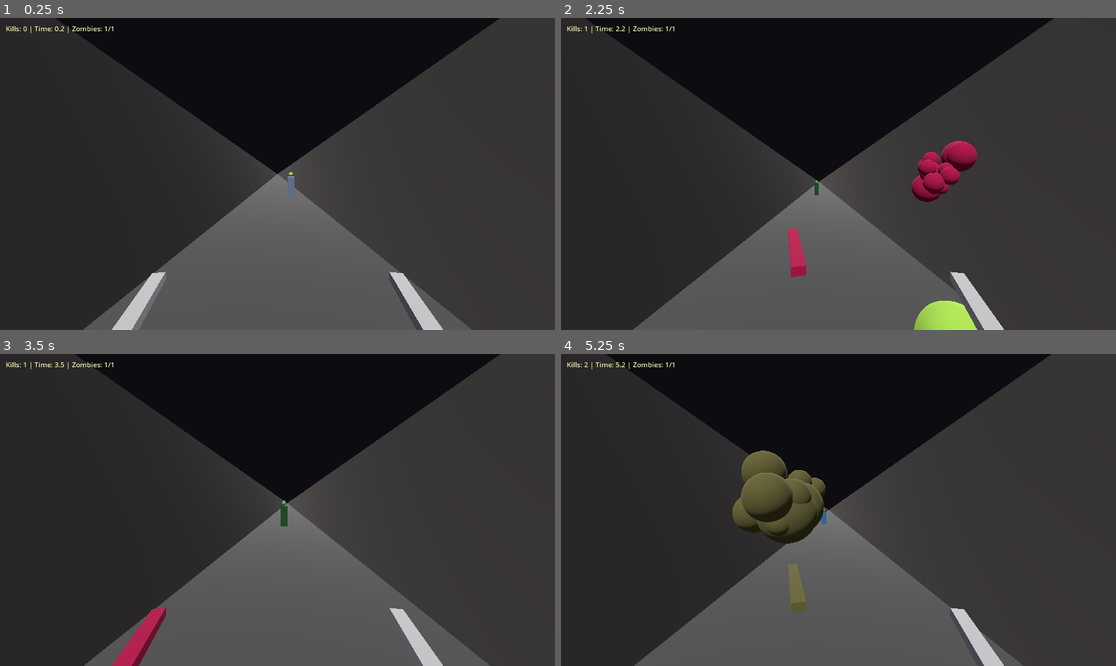
Above: before the commit, frames 1-4 (two rows, left to right).
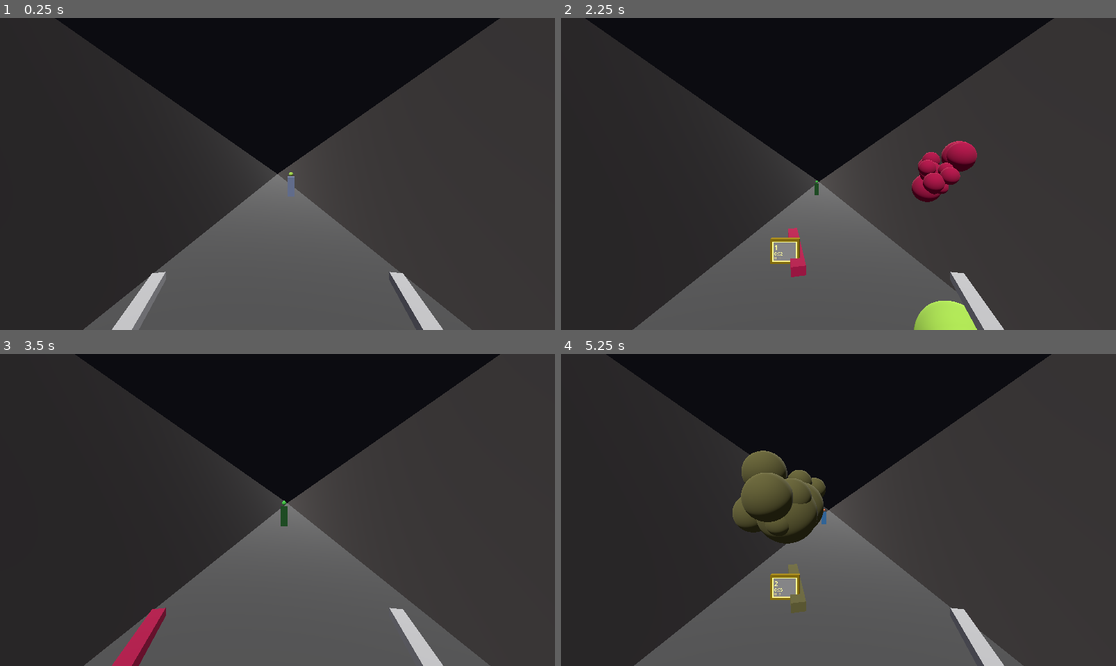
Above: after the commit, the same moments.

Repository: NoahKastin/take-a-stab
Game: Godot game, scene res://scenes/main.tscn
Same seed, same stepped clock (60 frames per second), same inputs: the game is played once before the commit and once after it.
Inputs (mouse positions are in pixels of both pictures, inside the frame that each line leads up to):
- Up to frame 1 (0.25 s): no input
- Up to frame 2 (2.25 s): tap Enter at 0.5 s; move the mouse to (866, 174) at 0.52 s; press the mouse at (866, 174) at 0.53 s; hold W (move_forward) from 0.53 s (still down); move the mouse to (810, 174) at 1.27 s; release the mouse at (810, 174) at 1.28 s; right-click (810, 174) at 1.35 s; move the mouse to (849, 167) at 2.02 s; press the mouse at (849, 167) at 2.03 s
- Up to frame 3 (3.5 s): keep holding W (move_forward); tap Space at 2.75 s; move the mouse to (271, 516) at 2.77 s; release the mouse at (271, 516) at 2.78 s; right-click (271, 516) at 2.85 s
- Up to frame 4 (5.25 s): keep holding W (move_forward); tap Enter at 3.5 s; move the mouse to (877, 513) at 3.52 s; press the mouse at (877, 513) at 3.53 s; move the mouse to (794, 506) at 4.27 s; release the mouse at (794, 506) at 4.28 s; right-click (794, 506) at 4.35 s; move the mouse to (844, 510) at 5.02 s; press the mouse at (844, 510) at 5.03 s

The runs differ from the first frame. In frame 1, 0.1% of the frame differs, in the area x 1-21%, y 2-5%; in frame 2, 0.5%; in frame 3, 0.1%; in frame 4, 0.5%, in the area x 1-44%, y 2-79%.

Commit message:
Add diegetic watch HUD with high score, remove debug overlay
- SubViewport-textured watch on left wrist replaces the debug label
- Watch face shows: kill count (large), time elapsed, high score
- Gold bezel + emissive screen for readability in all lighting
- High score persists to disk (user://highscore.save)
- No more screen-space UI — the watch is the only HUD

Co-Authored-By: Claude Opus 4.6 <noreply@anthropic.com>

Diff:
--- a/scenes/main.gd
+++ b/scenes/main.gd
@@ -10,14 +10,12 @@
 var zombie_scene: PackedScene = preload("res://scenes/zombie/zombie.tscn")
 var player_scene: PackedScene = preload("res://scenes/player/player.tscn")
 var spawn_cooldown := 0.0
-var debug_label: Label
 
 
 func _ready() -> void:
 	_setup_lighting()
 	_build_hallway()
 	_spawn_player()
-	_setup_debug_hud()
 	_spawn_zombie()
 
 	GameManager.zombie_killed.connect(_on_zombie_killed)
@@ -26,14 +24,6 @@
 
 
 func _process(delta: float) -> void:
-	# Update debug HUD
-	debug_label.text = "Kills: %d | Time: %.1f | Zombies: %d/%d" % [
-		GameManager.kills,
-		GameManager.time_elapsed,
-		_get_active_zombie_count(),
-		GameManager.get_max_zombies(),
-	]
-
 	if not GameManager.is_playing:
 		return
 
@@ -133,17 +123,6 @@
 	add_child(player)
 
 
-func _setup_debug_hud() -> void:
-	# Temporary debug HUD — replaced by watch in Phase 2
-	var canvas := CanvasLayer.new()
-	add_child(canvas)
-	debug_label = Label.new()
-	debug_label.position = Vector2(20, 20)
-	debug_label.add_theme_font_size_override("font_size", 24)
-	debug_label.add_theme_color_override("font_color", Color(0.9, 0.9, 0.6))
-	canvas.add_child(debug_label)
-
-
 func _spawn_zombie() -> void:
 	var zombie := zombie_scene.instantiate()
 	var half_w := HALLWAY_WIDTH / 2.0 - 0.5
--- a/scenes/player/player.gd
+++ b/scenes/player/player.gd
@@ -43,6 +43,11 @@
 var right_arm: Node3D
 var left_knife_mesh: MeshInstance3D
 var right_knife_mesh: MeshInstance3D
+var watch_viewport: SubViewport
+var watch_mesh: MeshInstance3D
+var kills_label: Label
+var time_label: Label
+var highscore_label: Label
 
 
 func _ready() -> void:
@@ -89,10 +94,97 @@
 	right_knife_mesh.rotation.y = deg_to_rad(-15)  # Tip angled leftward (inward)
 	right_arm.add_child(right_knife_mesh)
 
+	_setup_watch()
+
 	Input.set_mouse_mode(Input.MOUSE_MODE_CAPTURED)
 
 	GameManager.player_died.connect(_on_died)
 	GameManager.game_reset.connect(_on_game_reset)
+
+
+func _setup_watch() -> void:
+	# SubViewport renders the watch face as a 2D UI
+	watch_viewport = SubViewport.new()
+	watch_viewport.size = Vector2i(200, 160)
+	watch_viewport.transparent_bg = false
+	watch_viewport.render_target_update_mode = SubViewport.UPDATE_ALWAYS
+	add_child(watch_viewport)
+
+	# Gold bezel (drawn as background in the viewport)
+	var border := ColorRect.new()
+	border.color = Color(0.85, 0.7, 0.1)
+	border.size = Vector2(200, 160)
+	watch_viewport.add_child(border)
+
+	# Dark screen inset
+	var screen := ColorRect.new()
+	screen.color = Color(0.02, 0.02, 0.04)
+	screen.position = Vector2(8, 8)
+	screen.size = Vector2(184, 144)
+	watch_viewport.add_child(screen)
+
+	# Kills (large, prominent)
+	kills_label = Label.new()
+	kills_label.text = "0"
+	kills_label.position = Vector2(16, 12)
+	kills_label.add_theme_font_size_override("font_size", 52)
+	kills_label.add_theme_color_override("font_color", Color(0.95, 0.85, 0.2))
+	watch_viewport.add_child(kills_label)
+
+	# Time elapsed
+	time_label = Label.new()
+	time_label.text = "0:00"
+	time_label.position = Vector2(16, 72)
+	time_label.add_theme_font_size_override("font_size", 34)
+	time_label.add_theme_color_override("font_color", Color(0.95, 0.85, 0.2))
+	watch_viewport.add_child(time_label)
+
+	# High score
+	highscore_label = Label.new()
+	highscore_label.text = "HI: 0"
+	highscore_label.position = Vector2(16, 115)
+	highscore_label.add_theme_font_size_override("font_size", 24)
+	highscore_label.add_theme_color_override("font_color", Color(0.7, 0.6, 0.15))
+	watch_viewport.add_child(highscore_label)
+
+	# Watch body (gold box behind the face)
+	var body := MeshInstance3D.new()
+	var body_mesh := BoxMesh.new()
+	body_mesh.size = Vector3(0.065, 0.055, 0.01)
+	body.mesh = body_mesh
+	body.cast_shadow = GeometryInstance3D.SHADOW_CASTING_SETTING_OFF
+	var body_mat := StandardMaterial3D.new()
+	body_mat.albedo_color = Color(0.85, 0.7, 0.1)
+	body_mat.metallic = 0.8
+	body.set_surface_override_material(0, body_mat)
+	body.position = Vector3(0, 0.025, 0.1)
+	left_arm.add_child(body)
+
+	# Watch face (viewport texture, slightly in front of body)
+	watch_mesh = MeshInstance3D.new()
+	var quad := QuadMesh.new()
+	quad.size = Vector2(0.055, 0.045)
+	watch_mesh.mesh = quad
+	watch_mesh.cast_shadow = GeometryInstance3D.SHADOW_CASTING_SETTING_OFF
+	watch_mesh.position = Vector3(0, 0.025, 0.106)
+
+	var watch_mat := StandardMaterial3D.new()
+	watch_mat.albedo_texture = watch_viewport.get_texture()
+	watch_mat.emission_enabled = true
+	watch_mat.emission = Color(1, 1, 1)
+	watch_mat.emission_energy_multiplier = 0.5
+	watch_mat.emission_texture = watch_viewport.get_texture()
+	watch_mesh.set_surface_override_material(0, watch_mat)
+	left_arm.add_child(watch_mesh)
+
+
+func _process(_delta: float) -> void:
+	# Update watch display
+	kills_label.text = str(GameManager.kills)
+	var minutes := int(GameManager.time_elapsed) / 60
+	var seconds := int(GameManager.time_elapsed) % 60
+	time_label.text = "%d:%02d" % [minutes, seconds]
+	highscore_label.text = "HI: %d" % GameManager.high_score
 
 
 func _create_knife() -> MeshInstance3D:
--- a/scripts/game_manager.gd
+++ b/scripts/game_manager.gd
@@ -9,6 +9,13 @@
 var kills: int = 0
 var time_elapsed: float = 0.0
 var is_playing: bool = true
+var high_score: int = 0
+
+const SAVE_PATH := "user://highscore.save"
+
+
+func _ready() -> void:
+	_load_high_score()
 
 
 func _process(delta: float) -> void:
@@ -18,7 +25,23 @@
 
 func add_kill() -> void:
 	kills += 1
+	if kills > high_score:
+		high_score = kills
+		_save_high_score()
 	zombie_killed.emit()
+
+
+func _load_high_score() -> void:
+	if FileAccess.file_exists(SAVE_PATH):
+		var file := FileAccess.open(SAVE_PATH, FileAccess.READ)
+		if file:
+			high_score = file.get_32()
+
+
+func _save_high_score() -> void:
+	var file := FileAccess.open(SAVE_PATH, FileAccess.WRITE)
+	if file:
+		file.store_32(high_score)
 
 
 func player_bitten() -> void:
